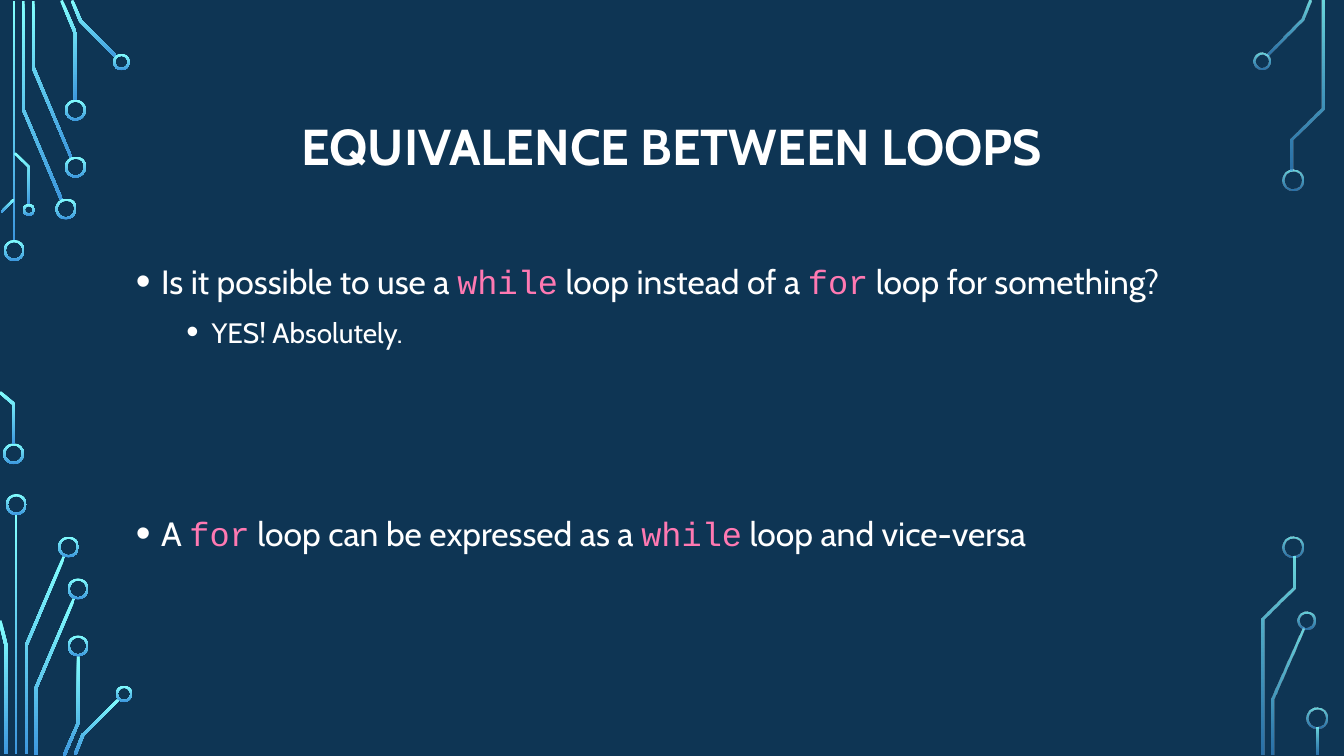
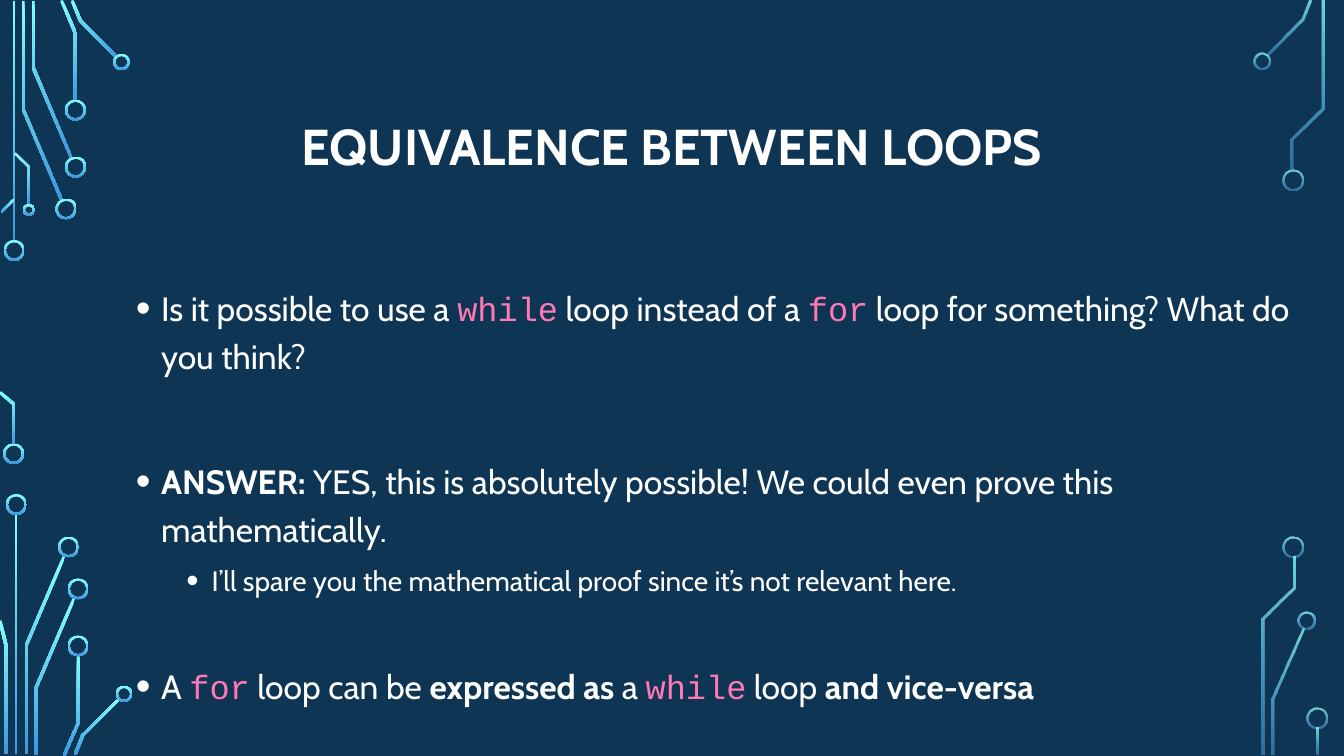
Before and after one commit to psypdt/ZIS_C-_Summer_Course_2019, a slide deck: slide 35 of Day_3/Day_3.pptx. Drawn at 1344x756 pixels with LibreOffice and Linux fonts; fonts in the diff are those of the drawing; background and template pictures are left out. Boxes give left, top, right and bottom in pixels: in the first picture for what was removed or moved away, otherwise in the second. Text is boxed around its words. In the diff, an @@ line names an element or a change of style, - is before the commit and + after.

Commit message:
update day3

```diff
--- a/Day_3/Day_3.pptx
+++ b/Day_3/Day_3.pptx
@@ text "Is it possible to use ...": place and size @@
-text "Is it possible to use ..." at (161, 268, 1159, 554)
+text "Is it possible to use ..." at (161, 295, 1289, 707)
@@ text at (161, 295, 1289, 597): text changed @@
-• Is it possible to use a while loop instead of a for loop for something?
-  • YES! Absolutely.
+• Is it possible to use a while loop instead of a for loop for something? What do you think?
+• ANSWER: YES, this is absolutely possible! We could even prove this mathematically.
+  • I’ll spare you the mathematical proof since it’s not relevant here.
@@ text at (161, 673, 1034, 707): bold on in "expressed as and vice-versa" @@
```
Also in this commit, not shown: 8 other slides changed.
